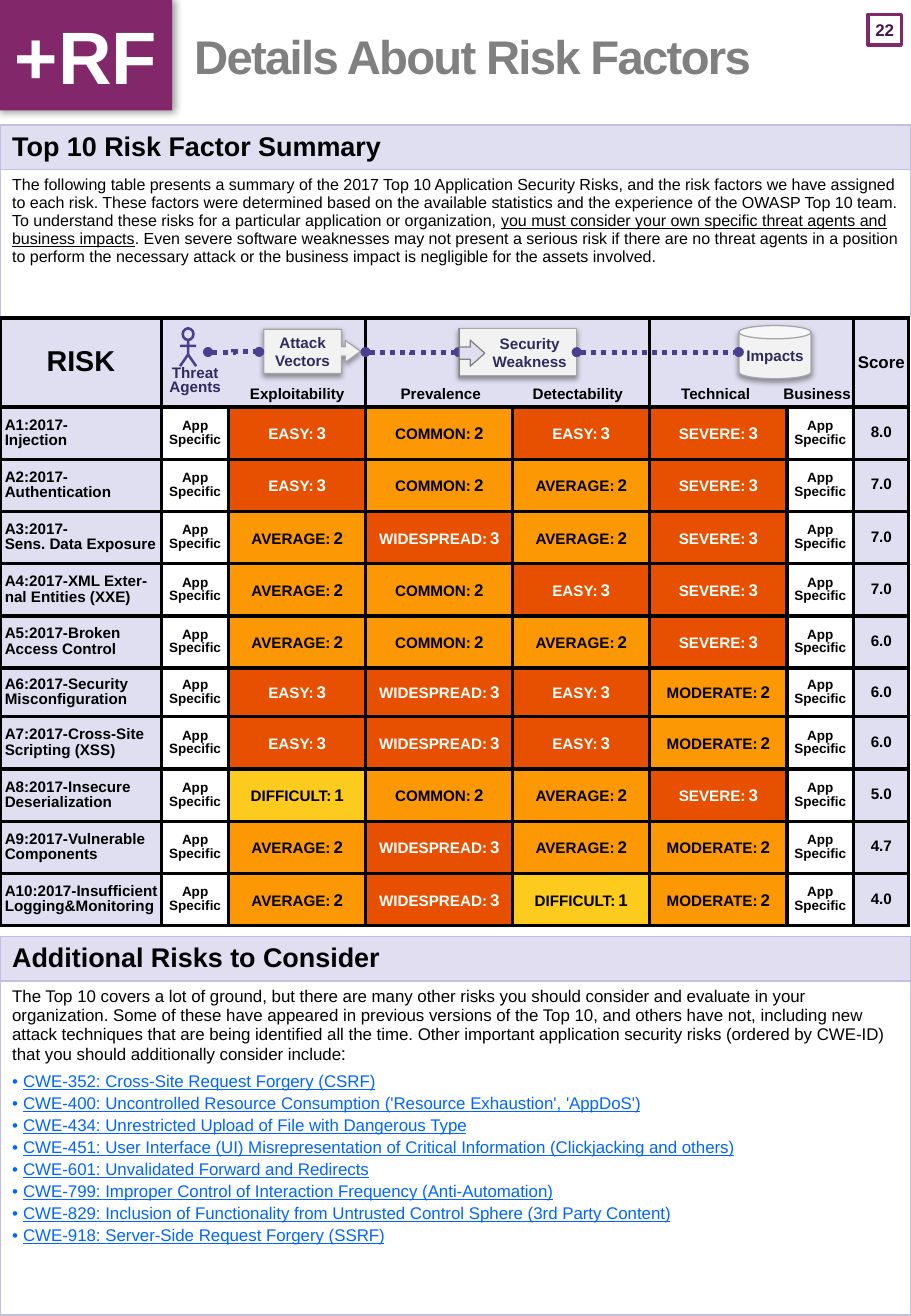
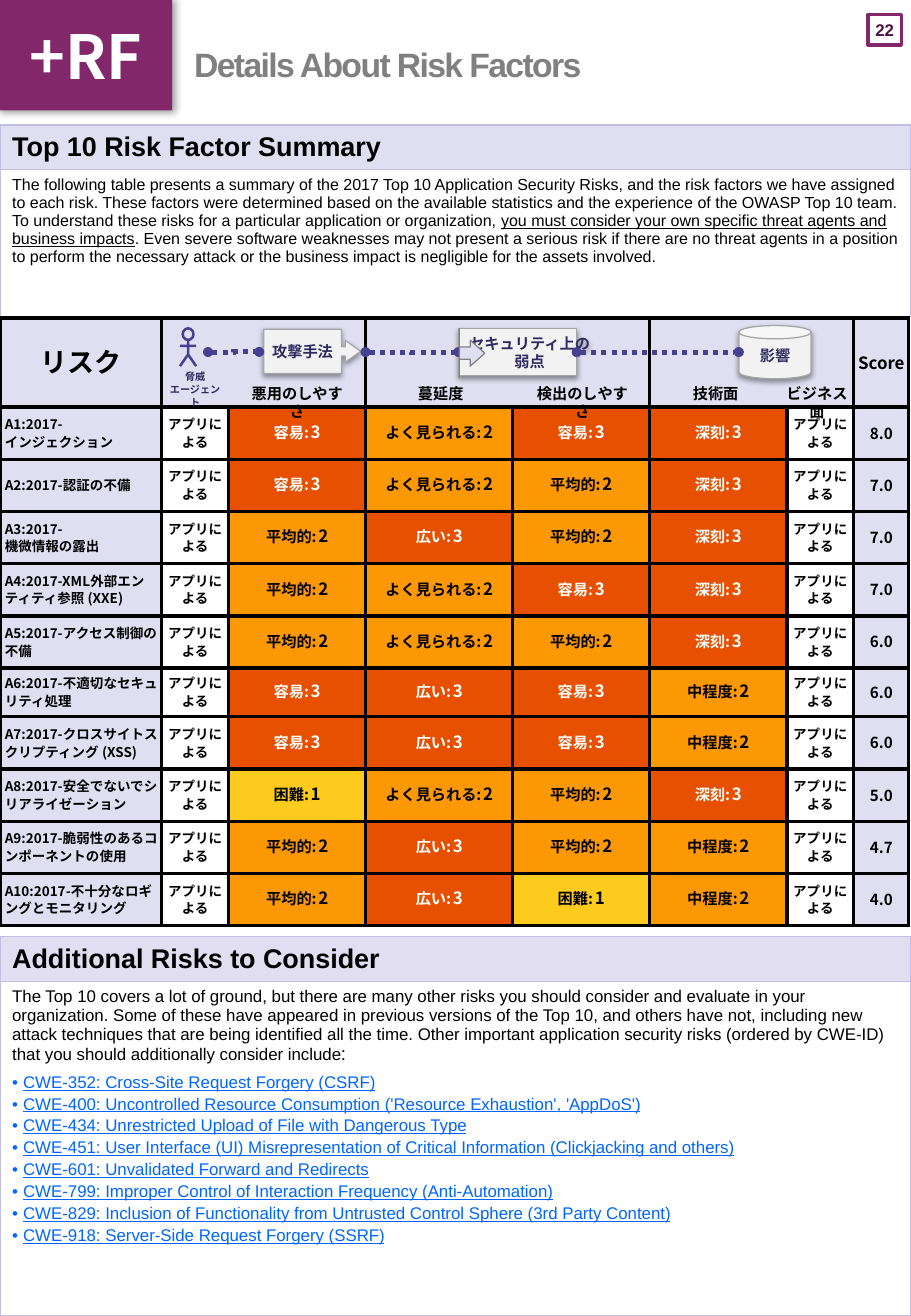
Before and after one commit to OWASP/Top10, a slide deck: slide 23 of 2017/ja/pptx_file/OWASP Top 10-2017_ja_DIN-A4.pptx. Drawn at 911x1316 pixels with LibreOffice and Linux fonts; fonts in the diff are those of the drawing. Boxes give left, top, right and bottom in pixels: in the first picture for what was removed or moved away, otherwise in the second. Text is boxed around its words. In the diff, an @@ line names an element or a change of style, - is before the commit and + after.

Commit message:
最初の作業
タイトル、図、パワポのマスターを参照し、日本語化。図のフォントをメイリオに。

```diff
--- a/2017/ja/pptx_file/OWASP Top 10-2017_ja_DIN-A4.pptx
+++ b/2017/ja/pptx_file/OWASP Top 10-2017_ja_DIN-A4.pptx
@@ text "+RF" at box(0, 0, 172, 111): size 44 to 36 pt, font Arial to Noto Sans CJK JP; less space between paragraphs @@
@@ title "Details About Risk Factors" at box(194, 52, 581, 78): size 28 to 20 pt @@
@@ table at box(0, 318, 909, 926) @@
-row 1, column 1: RISK
+row 1, column 1: リスク
-row 2: A1:2017- Injection | App Specific | EASY: 3 | COMMON: 2 | EASY: 3 | SEVERE: 3 | App Specific | 8.0
+row 2: A1:2017- インジェクション | アプリによる | 容易: 3 | よく見られる: 2 | 容易: 3 | 深刻: 3 | アプリによる | 8.0
-row 3: A2:2017-Authentication | App Specific | EASY: 3 | COMMON: 2 | AVERAGE: 2 | SEVERE: 3 | App Specific | 7.0
+row 3: A2:2017-認証の不備 | アプリによる | 容易: 3 | よく見られる: 2 | 平均的: 2 | 深刻: 3 | アプリによる | 7.0
-row 4: A3:2017- Sens. Data Exposure | App Specific | AVERAGE: 2 | WIDESPREAD: 3 | AVERAGE: 2 | SEVERE: 3 | App Specific | 7.0
+row 4: A3:2017- 機微情報の露出 | アプリによる | 平均的: 2 | 広い: 3 | 平均的: 2 | 深刻: 3 | アプリによる | 7.0
-row 5: A4:2017-XML Exter-nal Entities (XXE) | App Specific | AVERAGE: 2 | COMMON: 2 | EASY: 3 | SEVERE: 3 | App Specific | 7.0
+row 5: A4:2017-XML外部エンティティ参照 (XXE) | アプリによる | 平均的: 2 | よく見られる: 2 | 容易: 3 | 深刻: 3 | アプリによる | 7.0
-row 6: A5:2017-Broken Access Control | App Specific | AVERAGE: 2 | COMMON: 2 | AVERAGE: 2 | SEVERE: 3 | App Specific | 6.0
+row 6: A5:2017-アクセス制御の不備 | アプリによる | 平均的: 2 | よく見られる: 2 | 平均的: 2 | 深刻: 3 | アプリによる | 6.0
-row 7: A6:2017-Security Misconfiguration | App Specific | EASY: 3 | WIDESPREAD: 3 | EASY: 3 | MODERATE: 2 | App Specific | 6.0
+row 7: A6:2017-不適切なセキュリティ処理 | アプリによる | 容易: 3 | 広い: 3 | 容易: 3 | 中程度: 2 | アプリによる | 6.0
-row 8: A7:2017-Cross-Site Scripting (XSS) | App Specific | EASY: 3 | WIDESPREAD: 3 | EASY: 3 | MODERATE: 2 | App Specific | 6.0
+row 8: A7:2017-クロスサイトスクリプティング (XSS) | アプリによる | 容易: 3 | 広い: 3 | 容易: 3 | 中程度: 2 | アプリによる | 6.0
-row 9: A8:2017-Insecure Deserialization | App Specific | DIFFICULT: 1 | COMMON: 2 | AVERAGE: 2 | SEVERE: 3 | App Specific | 5.0
+row 9: A8:2017-安全でないでシリアライゼーション | アプリによる | 困難: 1 | よく見られる: 2 | 平均的: 2 | 深刻: 3 | アプリによる | 5.0
-row 10: A9:2017-Vulnerable Components | App Specific | AVERAGE: 2 | WIDESPREAD: 3 | AVERAGE: 2 | MODERATE: 2 | App Specific | 4.7
+row 10: A9:2017-脆弱性のあるコンポーネントの使用 | アプリによる | 平均的: 2 | 広い: 3 | 平均的: 2 | 中程度: 2 | アプリによる | 4.7
-row 11: A10:2017-Insufficient Logging&Monitoring | App Specific | AVERAGE: 2 | WIDESPREAD: 3 | DIFFICULT: 1 | MODERATE: 2 | App Specific | 4.0
+row 11: A10:2017-不十分なロギングとモニタリング | アプリによる | 平均的: 2 | 広い: 3 | 困難: 1 | 中程度: 2 | アプリによる | 4.0
@@ font Arial to Noto Sans CJK JP in "Score", "8.0", "7.0", "7.0" and 7 more places @@
@@ text in right arrow callout at box(272, 344, 333, 359): text changed @@
-Attack
-Vectors
+攻撃手法
@@ text in rectangle at box(469, 333, 590, 368): text changed @@
-Security
-Weakness
+セキュリティ上の
+弱点
@@ text in cylinder at box(760, 346, 790, 366): text changed @@
-Impacts
+影響
@@ text at box(170, 369, 220, 409): text changed; size 9 to 6 pt @@
-Threat
-Agents
+脅威
+エージェント
@@ text at box(252, 386, 343, 418): text changed @@
-Exploitability
+悪用のしやすさ
@@ text at box(418, 384, 464, 404): text changed @@
-Prevalence
+蔓延度
@@ text at box(537, 386, 628, 418): text changed @@
-Detectability
+検出のしやすさ
@@ text at box(693, 386, 739, 401): text changed @@
-Technical
+技術面
@@ text at box(787, 386, 848, 422): text changed @@
-Business
+ビジネス面
```
Also in this commit, not shown: 23 other slides changed.
